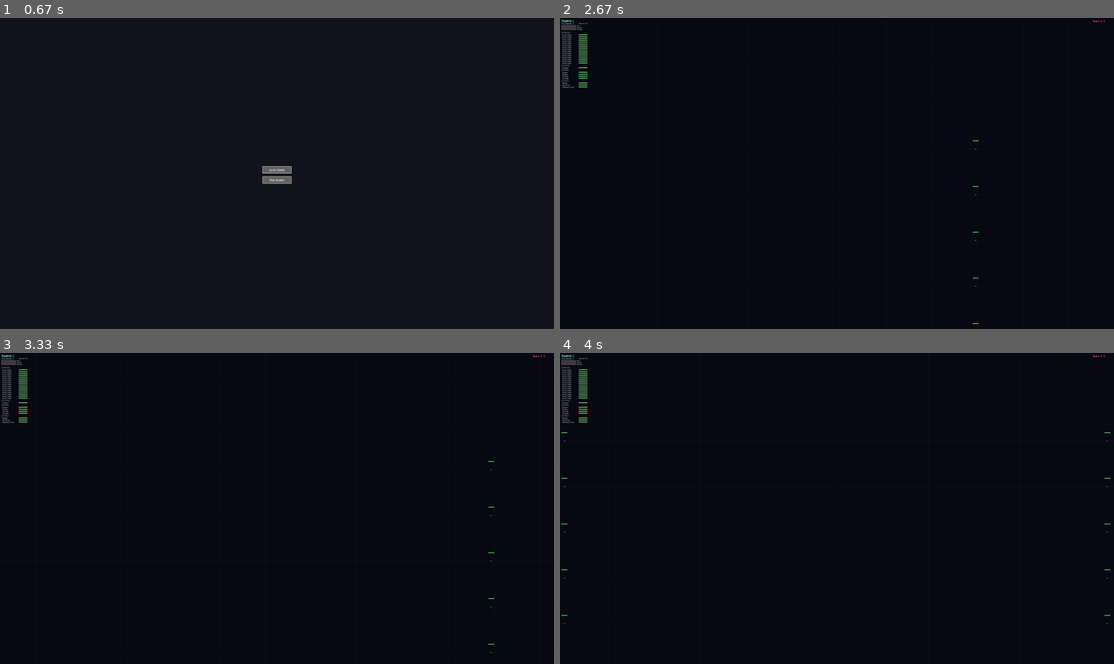
Above: before the commit, frames 1-4 (two rows, left to right).
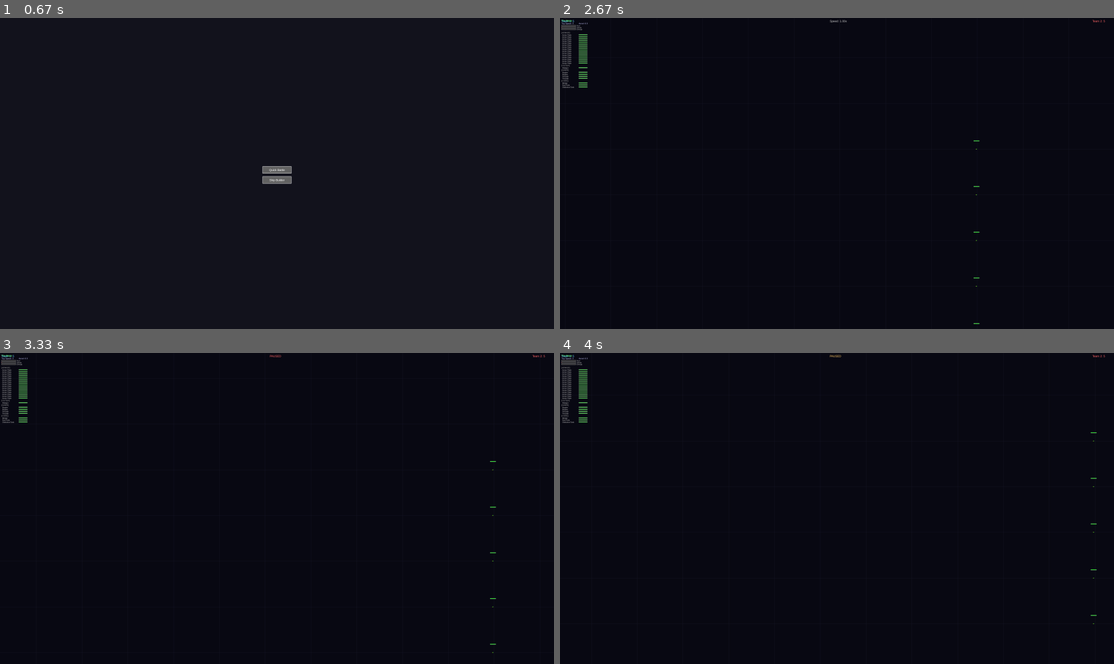
Above: after the commit, the same moments.

Repository: ropesend/StarshipBattles
Game: pygame game, started from main.py
Two runs of this game, one before a commit and one after it. Both use one fixed random seed, a clock stepped at 60 frames per second and the inputs below.
Inputs (mouse positions are in pixels of both pictures, inside the frame that each line leads up to):
- Up to frame 1 (0.67 s): no input
- Up to frame 2 (2.67 s): click "Quick Battle" at 0.88 s; hold Up 1.17-1.63 s; move the mouse to (842, 195) at 1.2 s; hold . 1.67-2.13 s; hold Right 1.67-2.13 s; move the mouse to (892, 241) at 1.7 s; tap Space at 1.73, 2.03, 2.23, 2.53 s; hold Right 2.17-2.63 s; move the mouse to (920, 64) at 2.2 s; tap , at 2.32 s
- Up to frame 3 (3.33 s): hold Left 2.67-3.2 s; move the mouse to (343, 536) at 2.7 s; tap Space at 2.73, 3.03, 3.3 s; hold Down from 3.23 s (still down); move the mouse to (288, 402) at 3.27 s
- Up to frame 4 (4 s): release Down at 3.53 s; hold Left 3.57-3.97 s; move the mouse to (809, 589) at 3.6 s; tap Space at 3.63, 3.93 s; tap , at 3.72 s

Frame 1 is identical in both runs. In frame 2, less than 0.1% of the frame differs, in the area x 48-76%, y 0-99%; in frame 3, less than 0.1%; in frame 4, less than 0.1%, in the area x 0-100%, y 0-88%.

Commit message:
feat: Implement fixed timestep simulation with pause and speed controls, add battle seeding, and refine camera updates.

Diff:
--- a/main.py
+++ b/main.py
@@ -14,6 +14,7 @@
 # Constants
 WIDTH, HEIGHT = 3840, 2160
 FPS = 60
+FIXED_DT = 1.0 / 60.0  # Fixed simulation timestep for determinism
 BG_COLOR = (10, 10, 20)
 
 LAYER_COLORS = {
@@ -497,6 +498,10 @@
         # Debug Overlay
         self.show_overlay = False
 
+        # Simulation Speed Control
+        self.sim_speed_multiplier = 1.0  # 1.0 = max speed, lower = slower
+        self.sim_paused = False
+
         # Inspector Active Windows
         self.tk_root = tk.Tk()
         self.tk_root.withdraw() # Hide main root
@@ -545,7 +550,18 @@
 
         self.start_battle(team1, team2)
 
-    def start_battle(self, team1_list, team2_list):
+    def start_battle(self, team1_list, team2_list, seed=None):
+        """Start a battle between two teams.
+
+        Args:
+            team1_list: List of ships for team 1
+            team2_list: List of ships for team 2
+            seed: Optional RNG seed for reproducible/deterministic battles
+        """
+        # Seed RNG for deterministic battles if specified
+        if seed is not None:
+            random.seed(seed)
+
         self.ships = []
         self.ai_controllers = []
 
@@ -570,8 +586,9 @@
         self.state = BATTLE
         self.camera.fit_objects(self.ships)
 
-    def update_battle(self, dt, events):
-        self.camera.update_input(dt, events)
+    def update_battle(self, dt, events, camera_dt=None):
+        # Use separate camera_dt for smooth camera movement
+        self.camera.update_input(camera_dt if camera_dt else dt, events)
 
         # Update Tkinter
         try:
@@ -1022,8 +1039,10 @@
         self.screen.blit(font_med.render(f"Team 2: {s2_live}", True, (255, 100, 100)), (sw - 150, 10))
 
     def run(self):
+        accumulator = 0.0
+
         while self.running:
-            dt = self.clock.tick(FPS) / 1000.0
+            frame_time = self.clock.tick(FPS) / 1000.0
 
             events = pygame.event.get()
             for event in events:
@@ -1040,6 +1059,21 @@
                     if self.state == BATTLE:
                         if event.key == pygame.K_o:
                             self.show_overlay = not self.show_overlay
+                        elif event.key == pygame.K_SPACE:
+                            # Toggle pause
+                            self.sim_paused = not self.sim_paused
+                        elif event.key == pygame.K_COMMA:
+                            # Slow down simulation
+                            if not self.sim_paused:
+                                self.sim_speed_multiplier = max(0.0625, self.sim_speed_multiplier / 2.0)
+                        elif event.key == pygame.K_PERIOD:
+                            # Speed up simulation
+                            if not self.sim_paused:
+                                self.sim_speed_multiplier = min(1.0, self.sim_speed_multiplier * 2.0)
+                        elif event.key == pygame.K_SLASH:
+                            # Reset to max speed
+                            self.sim_speed_multiplier = 1.0
+                            self.sim_paused = False
 
                 if self.state == MENU:
                     for btn in self.menu_buttons:
@@ -1053,11 +1087,37 @@
                 for btn in self.menu_buttons:
                     btn.draw(self.screen)
             elif self.state == BUILDER:
-                self.builder_scene.update(dt)
+                self.builder_scene.update(frame_time)
                 self.builder_scene.draw(self.screen)
             elif self.state == BATTLE:
-                self.update_battle(dt, events)
+                # Fixed timestep simulation for determinism
+                # Apply speed multiplier to frame_time before accumulating
+                if not self.sim_paused:
+                    accumulator += frame_time * self.sim_speed_multiplier
+                events_processed = False
+
+                while accumulator >= FIXED_DT:
+                    # Pass events only on first iteration, use frame_time for camera smoothness
+                    self.update_battle(
+                        FIXED_DT,
+                        events if not events_processed else [],
+                        camera_dt=frame_time if not events_processed else 0
+                    )
+                    events_processed = True
+                    accumulator -= FIXED_DT
+
+                # Still allow camera movement when paused
+                if self.sim_paused and not events_processed:
+                    self.camera.update_input(frame_time, events)
+
                 self.draw_battle()
+
+                # Draw speed indicator
+                speed_text = "PAUSED" if self.sim_paused else f"Speed: {self.sim_speed_multiplier:.2f}x"
+                speed_color = (255, 100, 100) if self.sim_paused else (200, 200, 200)
+                if self.sim_speed_multiplier < 1.0:
+                    speed_color = (255, 200, 100)  # Orange for slowed
+                self.screen.blit(font_med.render(speed_text, True, speed_color), (WIDTH//2 - 50, 10))
 
             pygame.display.flip()
 
Not shown, changed: battle.log
